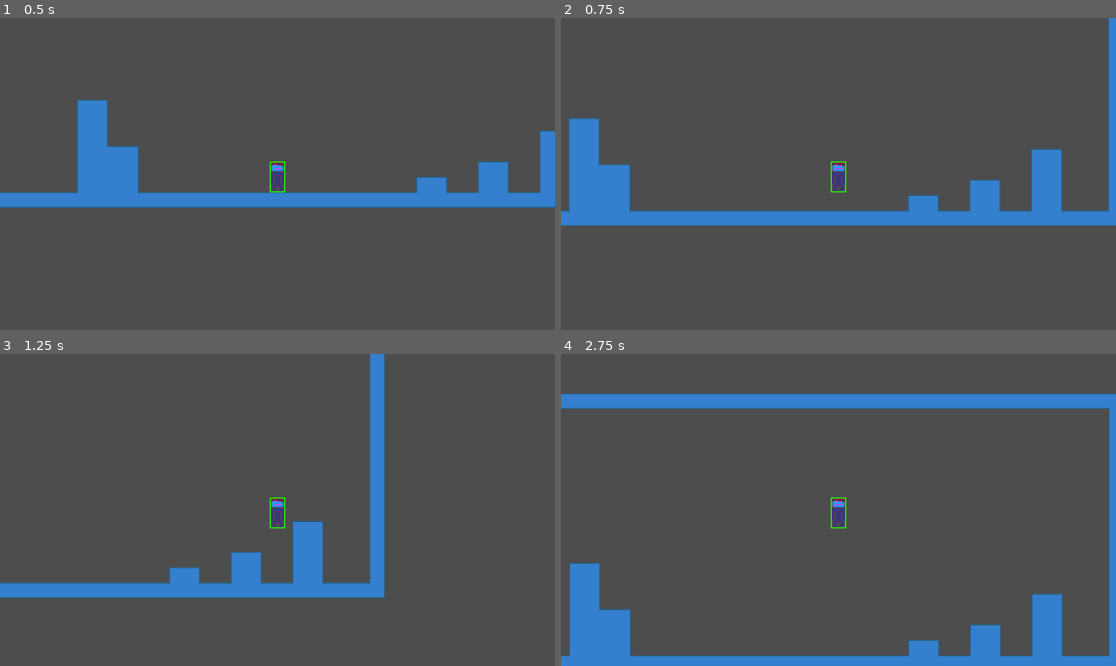
Above: before the commit, frames 1-4 (two rows, left to right).
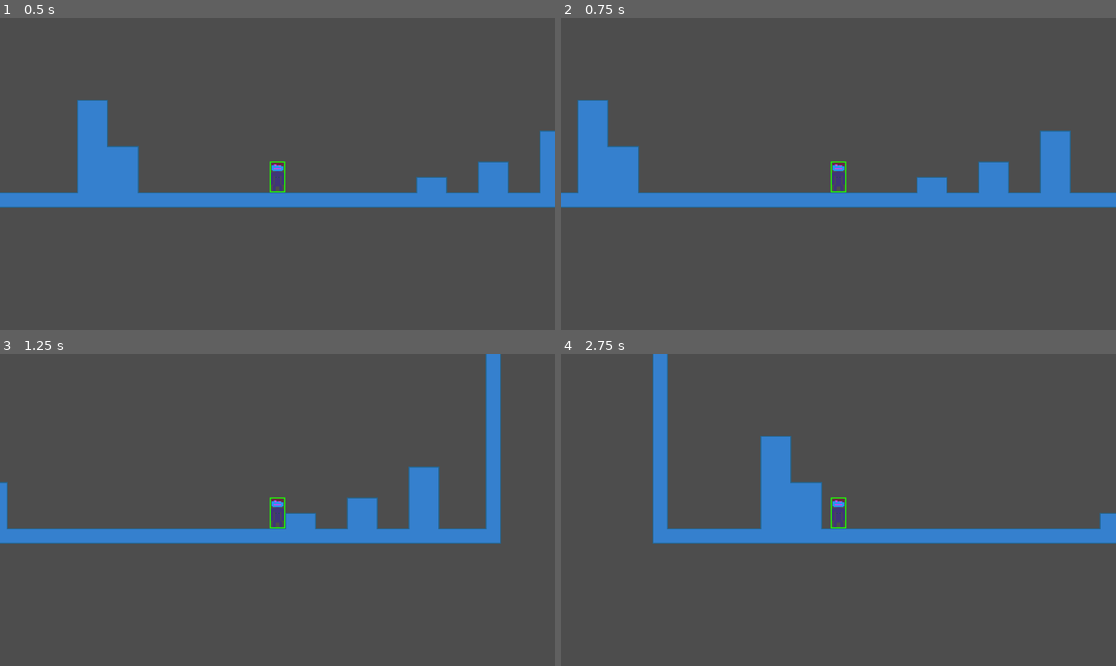
Above: after the commit, the same moments.

Repository: espenk-tech/tolel-s-game
Game: Godot game, scene res://testlevel.tscn
Same seed, same stepped clock (60 frames per second), same inputs: the game is played once before the commit and once after it.
Inputs:
- Up to frame 1 (0.5 s): no input
- Up to frame 2 (0.75 s): tap Enter at 0.5 s; hold D (Right) from 0.53 s (still down); tap W (Jump) at 0.6 s
- Up to frame 3 (1.25 s): keep holding D (Right); tap W (Jump) at 0.77, 1.07 s
- Up to frame 4 (2.75 s): tap W (Jump) at 1.35, 1.52, 1.82, 2.1 s; release D (Right) at 2.03 s; hold A (Left) from 2.03 s (still down)

Frame 1 is identical in both runs. In frame 2, 13% of the frame differs, in the area x 0-100%, y 0-67%; in frame 3, 14%; in frame 4, 21%, in the area x 0-100%, y 0-100%.

Commit message:
janky first platformer movement prototype

Diff:
--- a/Tolels_game_2/chara_movement.gd
+++ b/Tolels_game_2/chara_movement.gd
@@ -1,10 +1,24 @@
 extends CharacterBody2D
 
 @export var speed = 400
+@export var gravity = Vector2(0, 200)
+var jumpheight = 30
 
 func get_input():
-	var input_direction = Input.get_vector("Left", "Right", "Jump", "Down")
-	velocity = input_direction * speed
+	if jumpheight > 0:
+		var input_direction = Input.get_vector("Left", "Right", "Jump", "Down")
+		#velocity = input_direction * speed + gravity
+		velocity = velocity.move_toward(input_direction * speed + gravity, 150)
+
+	else:
+		var input_direction = Input.get_vector("Left", "Right", "", "")
+		#velocity = input_direction * speed + gravity
+		velocity = velocity.move_toward(input_direction * speed + gravity, 100)
+	if is_on_floor():
+		jumpheight = 30
+	else:
+		jumpheight -= 1
+
 
 func _physics_process(delta):
 	get_input()
Not shown, added: Tolels_game_2/testlevel.tscn2717960079.tmp
Not shown, added: Tolels_game_2/testlevel.tscn2725325861.tmp
Not shown, added: Tolels_game_2/testlevel.tscn2739655486.tmp
Not shown, added: Tolels_game_2/testlevel.tscn2749196396.tmp
Not shown, added: Tolels_game_2/testlevel.tscn2754069556.tmp
Not shown, added: Tolels_game_2/testlevel.tscn2761460902.tmp
